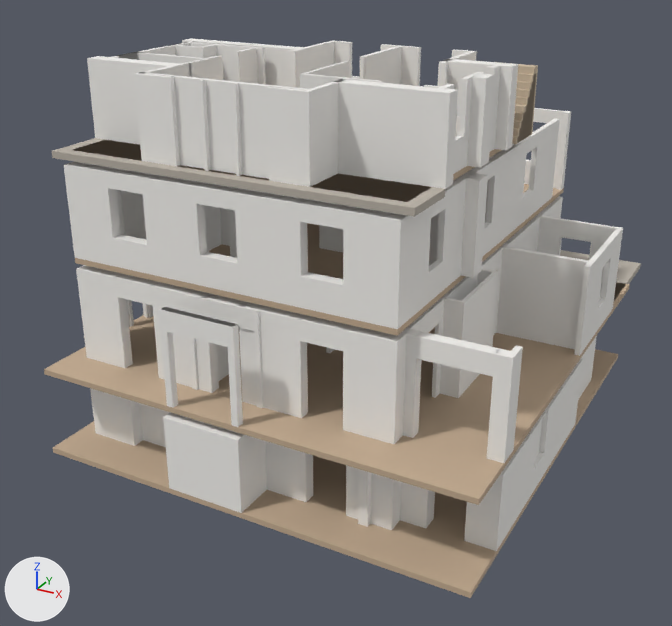
What one commit did to the glTF model codex-pdf-to-bim/apps/web/public/tour-building/a1-building.glb.
Camera for both pictures: a camera (50 mm lens) standing at (17.3, -15.5, 11.2) and looking at (5.3, 6.4, 0.3). Arrows for +X, +Y and +Z are at lower left; the lights stay in place. The picture after the commit comes second. Vertices at exactly the same position are counted once.

Before the edit, the objects in view are built like this:
```python
ob_storey_a0 = bpy.data.objects.new('storey_a0', me_storey_a0)
ob_storey_a0.location = (0.0, 0.0, 0.0)
ob_storey_a1 = bpy.data.objects.new('storey_a1', me_storey_a1)
ob_storey_a1.location = (0.0, 0.0, 0.0)
ob_storey_a2 = bpy.data.objects.new('storey_a2', me_storey_a2)
ob_storey_a2.location = (0.0, 0.0, 0.0)
ob_storey_a3 = bpy.data.objects.new('storey_a3', me_storey_a3)
ob_storey_a3.location = (0.0, 0.0, 0.0)
```
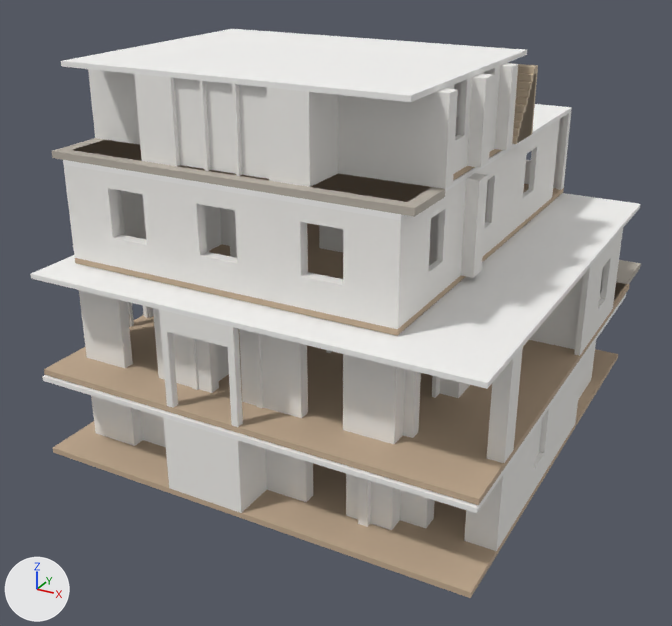
Where the change shows, as pixel boxes (x1, y1, x2, y2) in the pictures (672 x 626 px):
'storey_a1', reshaped: before (44, 196, 641, 505); after (30, 193, 641, 505)
'storey_a3', reshaped: before (51, 38, 538, 217); after (51, 29, 538, 217)
'storey_a2', reshaped: before (64, 76, 571, 336); after (63, 104, 572, 336)
'storey_a0', reshaped: before (53, 336, 618, 598); after (42, 294, 626, 598)
part 1 of me_storey_a0, added: after (42, 294, 626, 513)
part 2 of me_storey_a1, added: after (30, 193, 641, 389)
part 3 of me_storey_a2, added: after (63, 104, 572, 220)
part 4 of me_storey_a3, added: after (61, 29, 527, 102)

What changed in the scene script:
```text
Add mat_ceiling:
    mat_ceiling = principled_material('ceiling')
    mat_ceiling.base_color = (0.925, 0.918, 0.902)  # white #f6f6f4
    mat_ceiling.roughness = 0.94
Change me_storey_a0:
    used by ob_storey_a0; location = (0.0, 0.0, 0.0)
    remove me_storey_a0.from_pydata(...)  # 654 vertices, 1186 faces; spans x -0.01..12.12, y -0.08..13.18, z -2.51..-0.3
    add me_storey_a0.from_pydata(...)  # 662 vertices, 1198 faces; spans x -0.01..12.12, y -0.08..13.18, z -2.51..-0.18
    me_storey_a0 part 1: a new loose piece, a box spanning x -0.01..12.12, y -0.08..13.18, z -0.3..-0.18, in mat_ceiling (white #f6f6f4)
    add me_storey_a0.materials.append(mat_ceiling)  # white #f6f6f4
Change me_storey_a1:
    used by ob_storey_a1; location = (0.0, 0.0, 0.0)
    remove me_storey_a1.from_pydata(...)  # 1414 vertices, 2542 faces; spans x 0.0..12.1, y 0.0..15.6, z -0.2..2.6
    add me_storey_a1.from_pydata(...)  # 1422 vertices, 2554 faces; spans x 0.0..12.1, y 0.0..15.6, z -0.2..2.7
    me_storey_a1 part 2: a new loose piece, a box spanning x 0.0..12.13, y 0.0..13.49, z 2.57..2.69, in mat_ceiling (white #f6f6f4)
    other edits to the shape of me_storey_a1 do not show in these pictures
    add me_storey_a1.materials.append(mat_ceiling)  # white #f6f6f4
Change me_storey_a2:
    used by ob_storey_a2; location = (0.0, 0.0, 0.0)
    remove me_storey_a2.from_pydata(...)  # 1006 vertices, 1786 faces; spans x 0.5..10.01, y 1.07..16.0, z 2.72..5.31
    add me_storey_a2.from_pydata(...)  # 1010 vertices, 1798 faces; spans x 0.5..10.01, y 1.07..16.0, z 2.72..5.44
    me_storey_a2 part 3
    4 vertices are added at (9.68, 1.07, 5.44), (0.5, 1.07, 5.44), (0.5, 13.49, 5.44), (9.68, 13.49, 5.44)
    12 new faces join them, mat_ceiling (white #f6f6f4)
    add me_storey_a2.materials.append(mat_ceiling)  # white #f6f6f4
Change me_storey_a3:
    used by ob_storey_a3; location = (0.0, 0.0, 0.0)
    remove me_storey_a3.from_pydata(...)  # 484 vertices, 816 faces; spans x 0.15..10.01, y 1.07..8.59, z 5.44..7.65
    add me_storey_a3.from_pydata(...)  # 492 vertices, 828 faces; spans x 0.15..10.01, y 1.07..8.59, z 5.44..7.77
    me_storey_a3 part 4: a new loose piece, a box spanning x 0.5..9.68, y 1.37..8.54, z 7.65..7.77, in mat_ceiling (white #f6f6f4)
    add me_storey_a3.materials.append(mat_ceiling)  # white #f6f6f4
```
